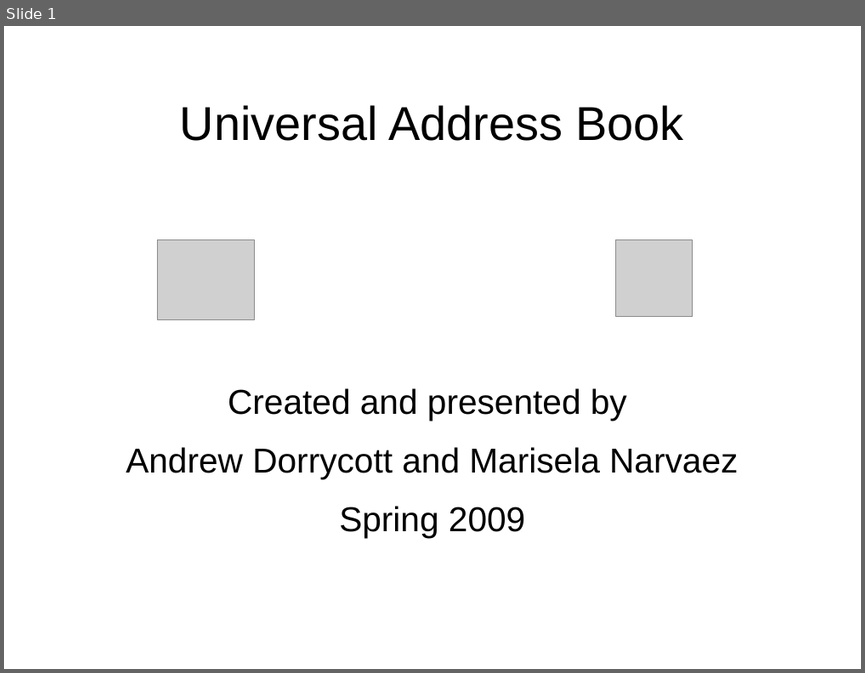
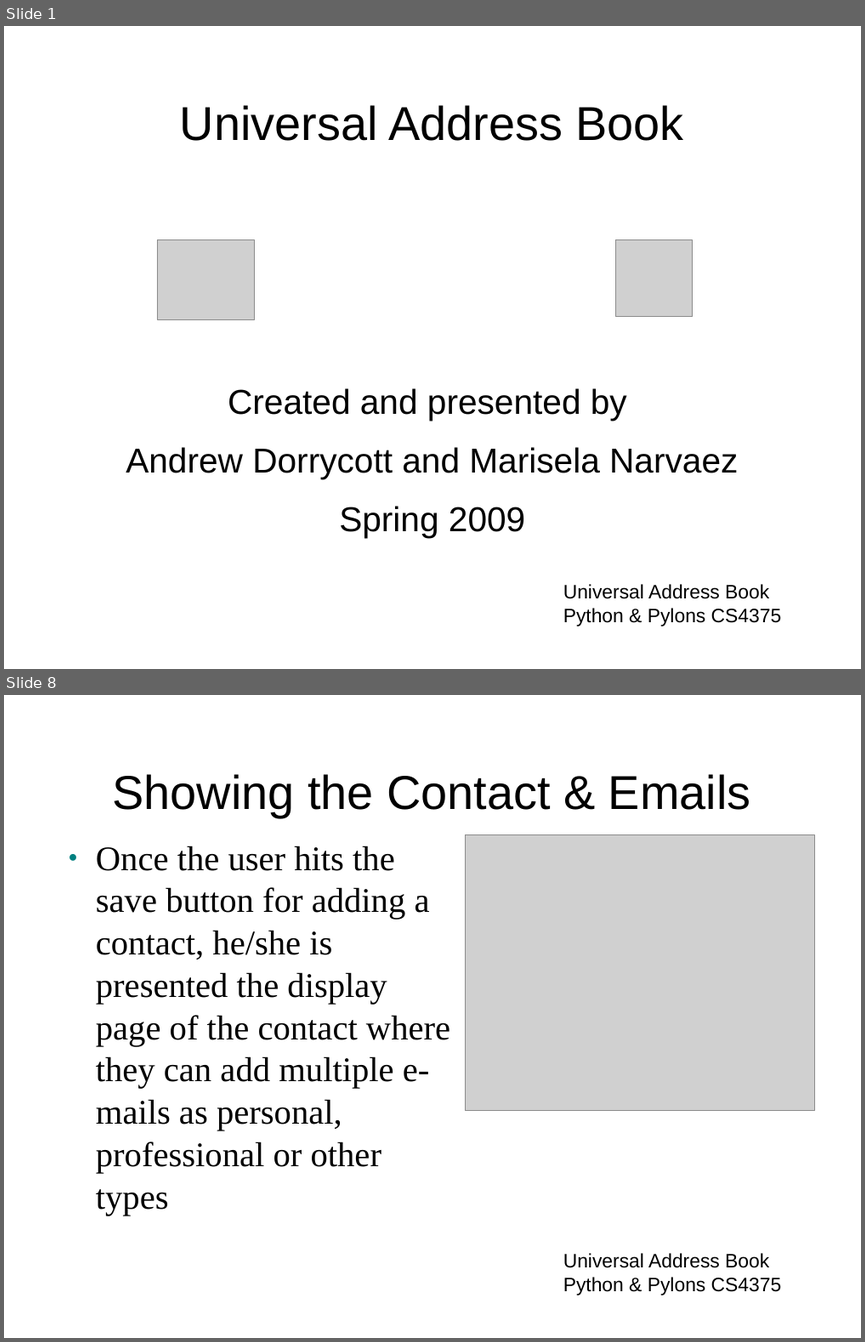
Before and after one commit to tdyhacker/pythonexploration, a slide deck: compeggirl/UnivAddBook Poster Presentation.ppt. Shown one above the other, each under a label of ours: slide 1 before the commit, slides 1 and 8 after it; the slides between them are not shown. The pictures are 865x673 and 865x1342 pixels, drawn with LibreOffice and Linux fonts; fonts in the diff are those of the drawing; grey boxes stand for pictures; background and template pictures are left out. Boxes give left, top, right and bottom in pixels: in the first picture for what was removed or moved away, otherwise in the second. Text is boxed around its words. In the diff, an @@ line names an element or a change of style, - is before the commit and + after.

```diff
--- a/compeggirl/UnivAddBook Poster Presentation.ppt
+++ b/compeggirl/UnivAddBook Poster Presentation.ppt
@@ slide 8 added at (4,695,861,1338), background picture (left out) @@
@@ title added at (113,774,751,817), 44 pt, text #000000 @@
+Showing the Contact & Emails
@@ text added at (96,845,450,1215), 32 pt, text #000000 @@
+● Once the user hits the save button for adding a contact, he/she is presented the display page of the contact where they can add multiple e-mails as personal, professional or other types
@@ picture added at (465,835,815,1110) @@
@@ text added at (563,1253,782,1295), 18 pt, text #000000 @@
+Universal Address Book
+Python & Pylons CS4375
@@ slide 1 changed as well @@
@@ text added at (563,584,782,626), 18 pt, text #000000 @@
+Universal Address Book
+Python & Pylons CS4375
```
Also in this commit, not shown: 10 other slides added, 5 slides removed, 7 other files.
